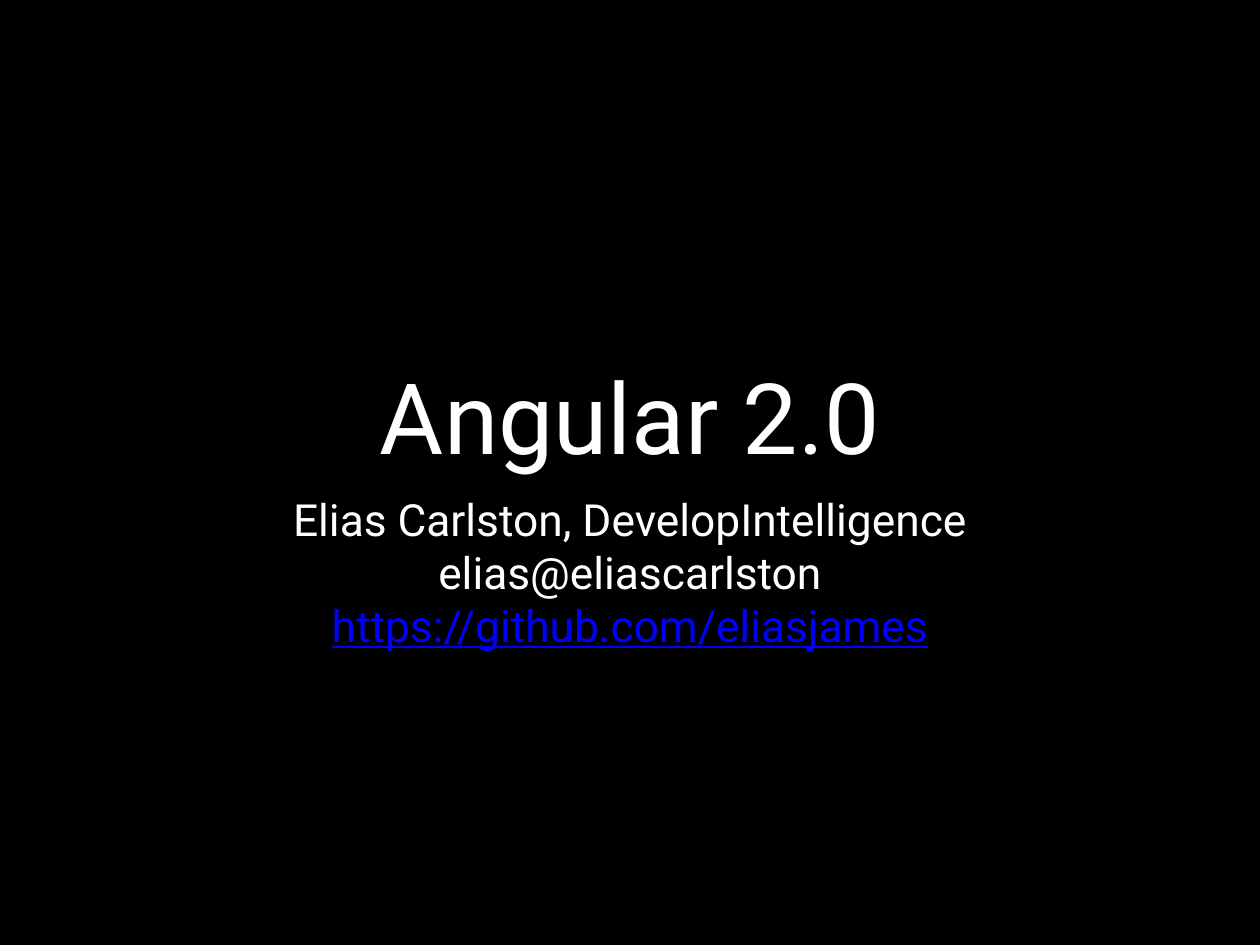
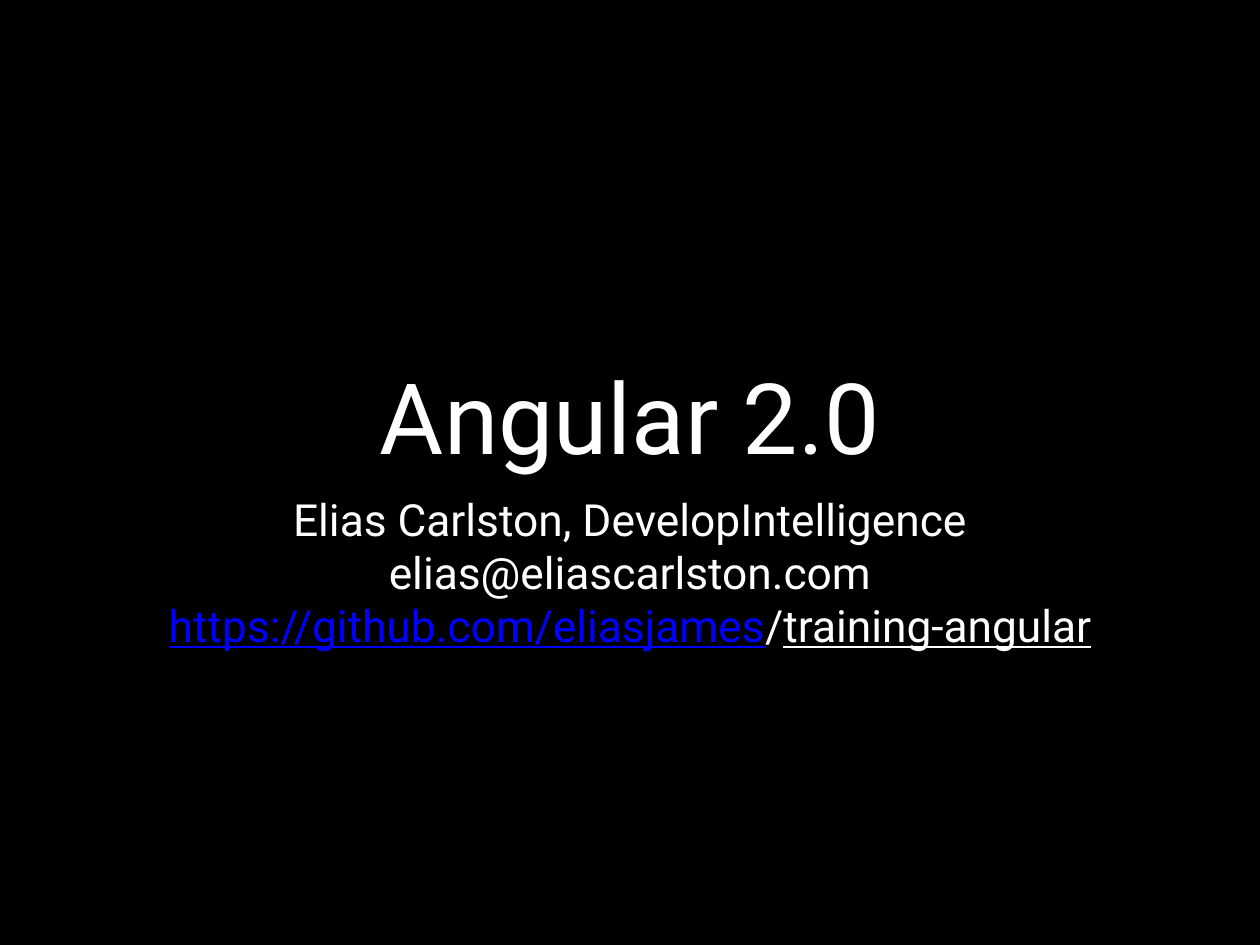
Before and after one commit to eliasjames/training-angular, a slide deck: slide 1 of slides/2.0/Angular 2.0 Slides Day 1.pptx. Drawn at 1260x945 pixels with LibreOffice and Linux fonts; fonts in the diff are those of the drawing. Boxes give left, top, right and bottom in pixels: in the first picture for what was removed or moved away, otherwise in the second. Text is boxed around its words. In the diff, an @@ line names an element or a change of style, - is before the commit and + after.

Commit message:
slides

```diff
--- a/slides/2.0/Angular 2.0 Slides Day 1.pptx
+++ b/slides/2.0/Angular 2.0 Slides Day 1.pptx
@@ subtitle at [169, 555, 1092, 652]: text changed; text colour #0000FF to #FFFFFF @@
-elias@eliascarlston
-https://github.com/eliasjames
+elias@eliascarlston.com
+https://github.com/eliasjames/training-angular
```
Also in this commit, not shown: 1 slide added, 1 slide removed, 7 other files.
